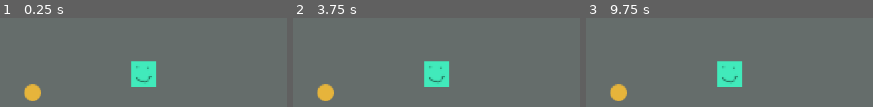
Above: before the commit, frames 1-3 (left to right).
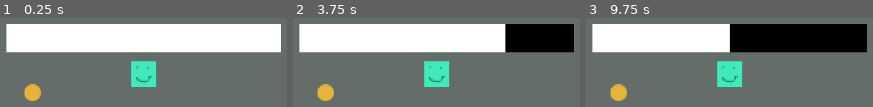
Above: after the commit, the same moments.

Repository: MaxAtoms/fading-life
Game: Godot game, scene res://world/map.tscn
Two runs of this game, one before a commit and one after it. Both use one fixed random seed, a clock stepped at 60 frames per second and the inputs below.
Inputs:
- Up to frame 1 (0.25 s): no input
- Up to frame 2 (3.75 s): tap Enter at 0.5, 2, 3.5 s; tap Space at 1.25, 2.75 s
- Up to frame 3 (9.75 s): tap Space at 4.25 s

The runs differ from the first frame. In frame 1, 31% of the frame differs, in the area x 2-98%, y 6-40%; in frame 2, 31%; in frame 3, 31%.

Commit message:
player bar

Diff:
--- a/gameElements/life_zone.tscn
+++ b/gameElements/life_zone.tscn
@@ -1,10 +1,10 @@
 [gd_scene load_steps=4 format=3 uid="uid://byjoa77qhi3c2"]
 
 [ext_resource type="Script" uid="uid://dgcveiffi1f8d" path="res://gameElements/life_zone.gd" id="1_mcvpk"]
-[ext_resource type="Texture2D" uid="uid://dsq1gc40a1bgs" path="res://gameElements/life_zone.png" id="1_onbc5"]
+[ext_resource type="Texture2D" uid="uid://dnly7udbsy4p" path="res://assets/grass.png" id="3_87hl0"]
 
-[sub_resource type="CircleShape2D" id="CircleShape2D_mcvpk"]
-radius = 18.0278
+[sub_resource type="RectangleShape2D" id="RectangleShape2D_mcvpk"]
+size = Vector2(16, 16)
 
 [node name="LifeZone" type="Area2D"]
 visibility_layer = 2
@@ -13,13 +13,11 @@
 
 [node name="LifeZoneSprite" type="Sprite2D" parent="."]
 texture_filter = 1
-scale = Vector2(2, 2)
-texture = ExtResource("1_onbc5")
+texture = ExtResource("3_87hl0")
 
 [node name="LifeZoneCollision" type="CollisionShape2D" parent="."]
-visible = false
 texture_filter = 1
-shape = SubResource("CircleShape2D_mcvpk")
+shape = SubResource("RectangleShape2D_mcvpk")
 
 [node name="HealTimer" type="Timer" parent="."]
 autostart = true
--- a/player/Player.tscn
+++ b/player/Player.tscn
@@ -7,11 +7,22 @@
 
 @export var decay: int
 @onready var timer = $Decay
+@onready var healthbar: ProgressBar = $Healthbar
+
 
 var speed = 6000
 var change = true
 var health = 100 : set = _set_health
 var max_health = 100
+
+func _ready() -> void:
+	if healthbar:
+		healthbar.value = max_health
+
+func _process(delta: float) -> void:
+	#not supposed to be in process
+	if healthbar:
+		healthbar.value = health
 
 func _physics_process(delta):
 	player_movement(delta)
@@ -40,6 +51,9 @@
 	if value >= 0:
 		health = value
 
+	else:
+		print(\"game over\")
+
 func _on_decay_timeout() -> void:
 	health -= decay
 	print(\"HP: \", health)
@@ -59,6 +73,12 @@
 
 [sub_resource type="RectangleShape2D" id="RectangleShape2D_kne1u"]
 size = Vector2(24, 25)
+
+[sub_resource type="StyleBoxFlat" id="StyleBoxFlat_ulp21"]
+bg_color = Color(0, 0, 0, 1)
+
+[sub_resource type="StyleBoxFlat" id="StyleBoxFlat_3c3w1"]
+bg_color = Color(1, 1, 1, 1)
 
 [node name="Player" type="CharacterBody2D"]
 script = SubResource("GDScript_kpjcp")
@@ -83,4 +103,16 @@
 wait_time = 0.5
 autostart = true
 
+[node name="Healthbar" type="ProgressBar" parent="."]
+offset_left = -132.0
+offset_top = -48.0
+offset_right = -128.0
+offset_bottom = -21.0
+scale = Vector2(65.92, 1)
+theme_override_styles/background = SubResource("StyleBoxFlat_ulp21")
+theme_override_styles/fill = SubResource("StyleBoxFlat_3c3w1")
+step = 1.0
+value = 50.0
+show_percentage = false
+
 [connection signal="timeout" from="Decay" to="." method="_on_decay_timeout"]
--- /dev/null
+++ b/ui/ui.tscn
@@ -0,0 +1,27 @@
+[gd_scene load_steps=3 format=3 uid="uid://bhpkk0dikk2kc"]
+
+[sub_resource type="StyleBoxFlat" id="StyleBoxFlat_ofb81"]
+bg_color = Color(0, 0, 0, 1)
+
+[sub_resource type="StyleBoxFlat" id="StyleBoxFlat_nb4k0"]
+bg_color = Color(1, 1, 1, 1)
+
+[node name="Ui" type="Control"]
+layout_mode = 3
+anchors_preset = 15
+anchor_right = 1.0
+anchor_bottom = 1.0
+grow_horizontal = 2
+grow_vertical = 2
+
+[node name="Healthbar" type="ProgressBar" parent="."]
+layout_mode = 0
+offset_right = 4.0
+offset_bottom = 27.0
+scale = Vector2(65.92, 1)
+theme_override_styles/background = SubResource("StyleBoxFlat_ofb81")
+theme_override_styles/fill = SubResource("StyleBoxFlat_nb4k0")
+step = 1.0
+value = 50.0
+rounded = true
+show_percentage = false
Not shown, added: assets/grass.png.import
Not shown, added: assets/wasteland.png.import
Binary file added: gameElements/mask.png
Not shown, added: gameElements/mask.png.import
Not shown: 1 places in player/Player.tscn that only renumber resources
